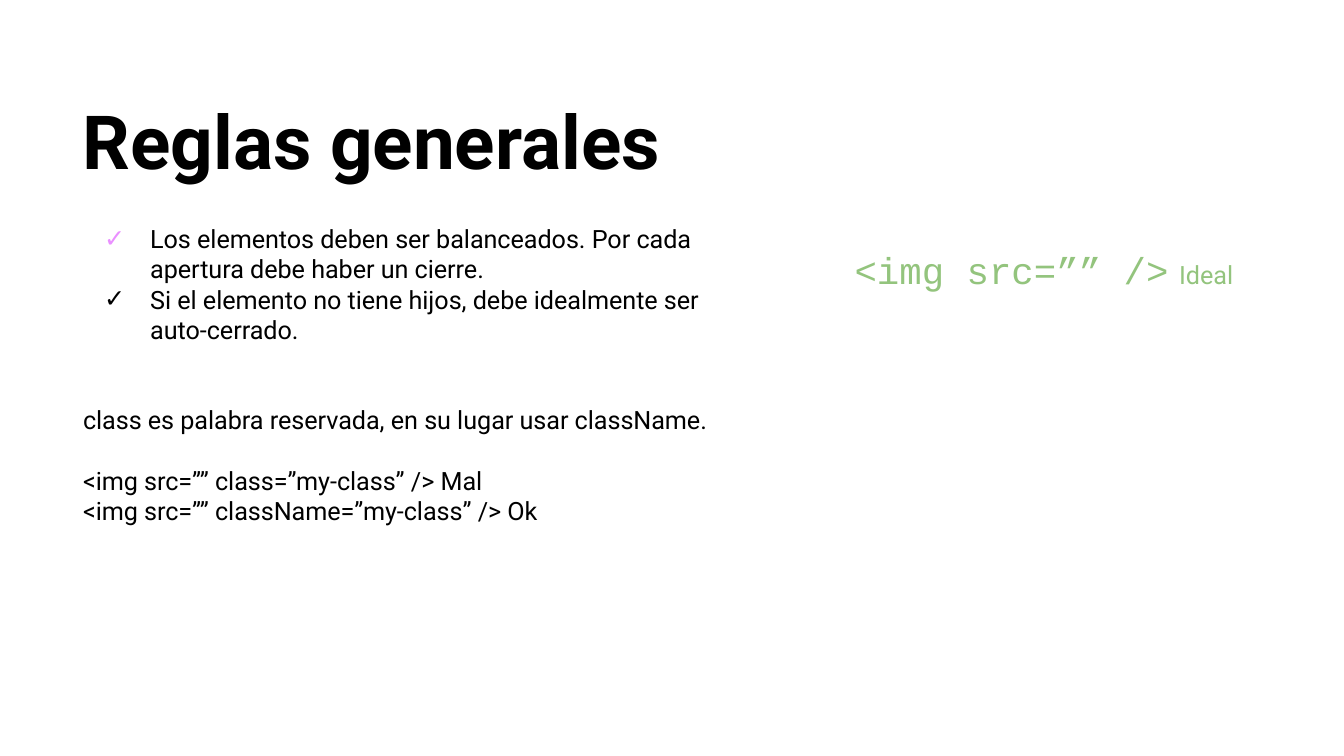
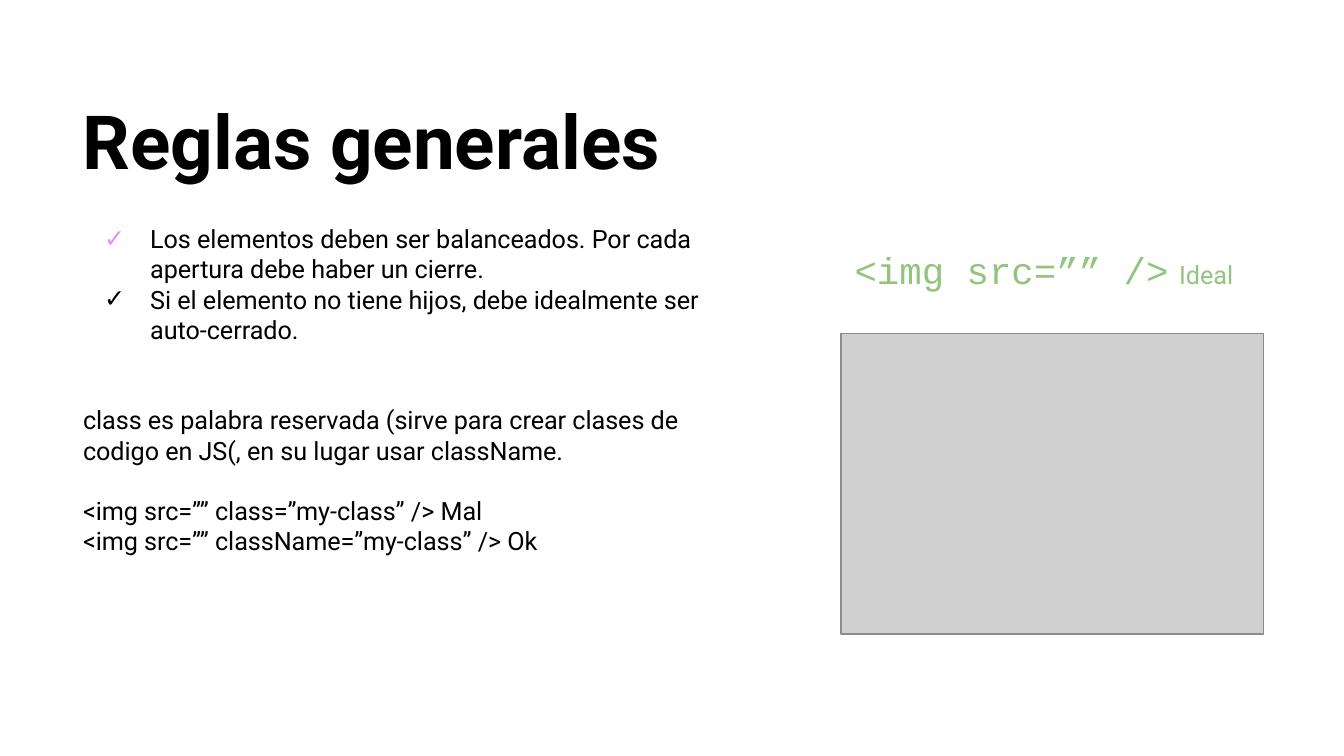
Before and after one commit to Arturogrottoli/Project-React-Js, a slide deck: slide 12 of Clase02/Unidad 2 - Clase en vivo.pptx. Drawn at 1344x756 pixels with LibreOffice and Linux fonts; fonts in the diff are those of the drawing; grey boxes stand for pictures; background and template pictures are left out. Boxes give left, top, right and bottom in pixels: in the first picture for what was removed or moved away, otherwise in the second. Text is boxed around its words. In the diff, an @@ line names an element or a change of style, - is before the commit and + after.

```diff
--- a/Clase02/Unidad 2 - Clase en vivo.pptx
+++ b/Clase02/Unidad 2 - Clase en vivo.pptx
@@ picture added at [841, 333, 1263, 634] @@
@@ text at [83, 409, 679, 466]: text changed @@
-class es palabra reservada, en su lugar usar className.
+class es palabra reservada (sirve para crear clases de codigo en JS(, en su lugar usar className.
```
Also in this commit, not shown: 3 other slides changed, 2 other files.
